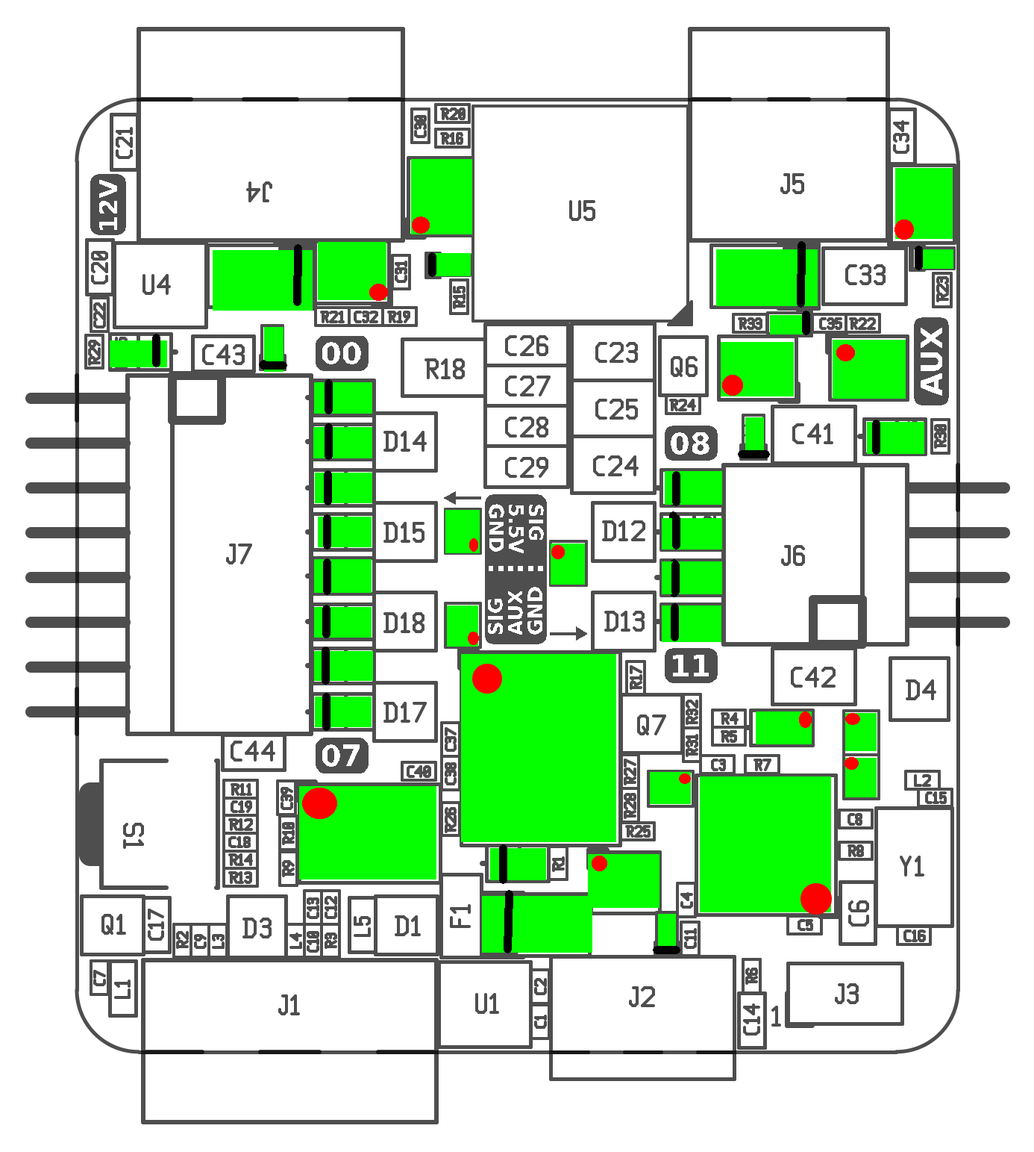
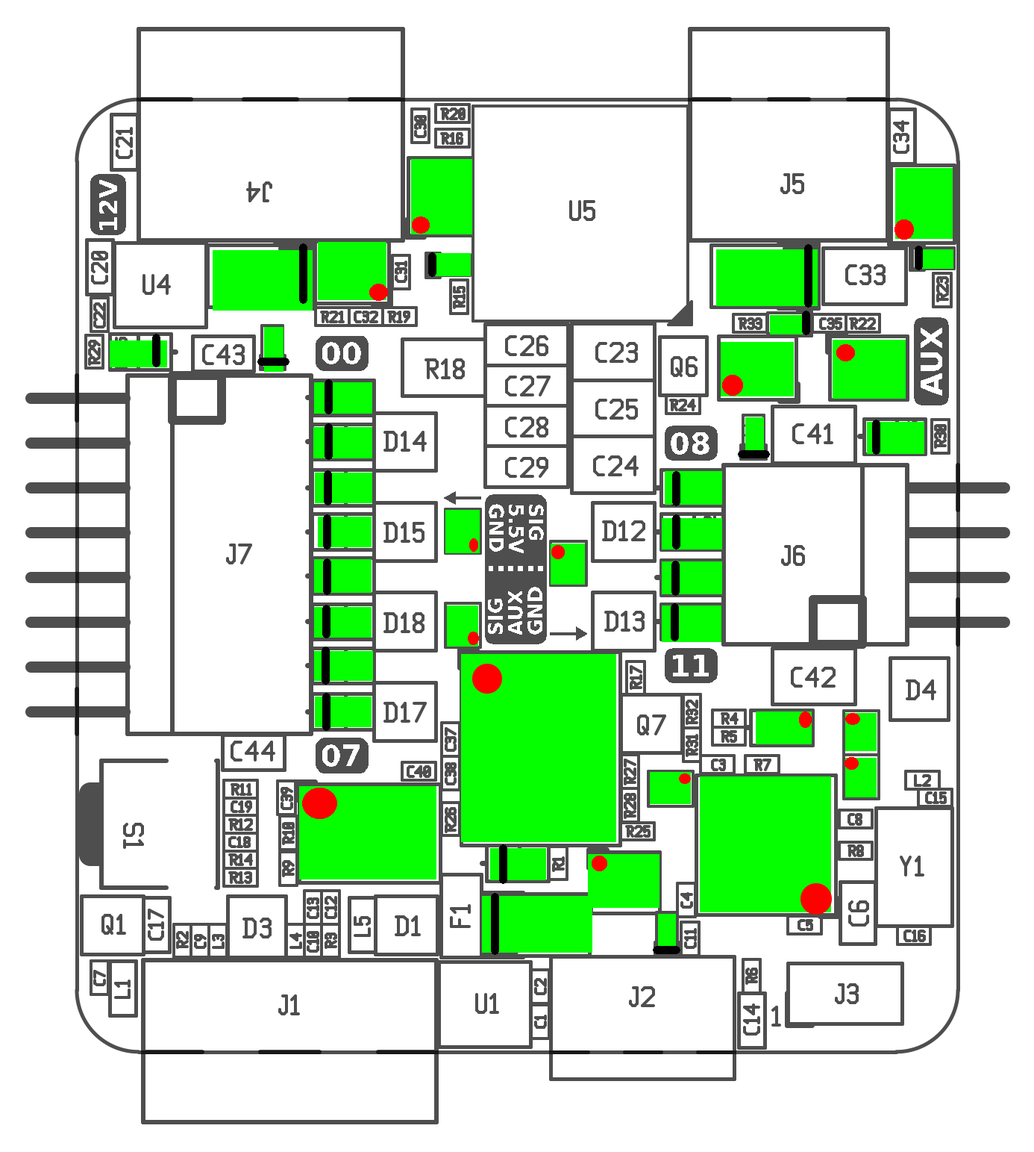
Two versions of the same layered image (1034x1152). Layer-by-layer changes:
painted on "Annotation" over [257, 241, 813, 955]
painted on "Done" over [669, 511, 678, 598]
